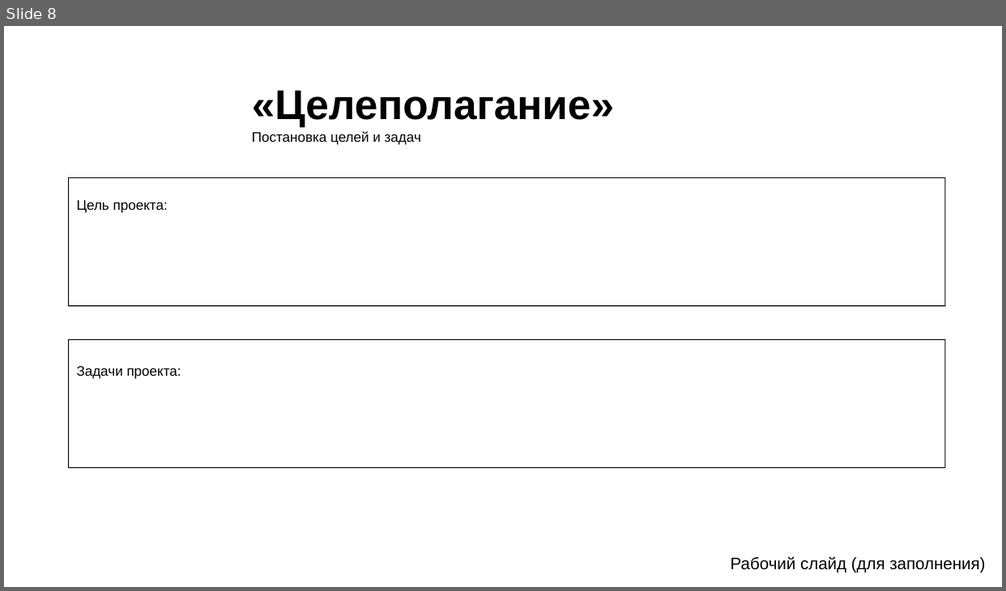
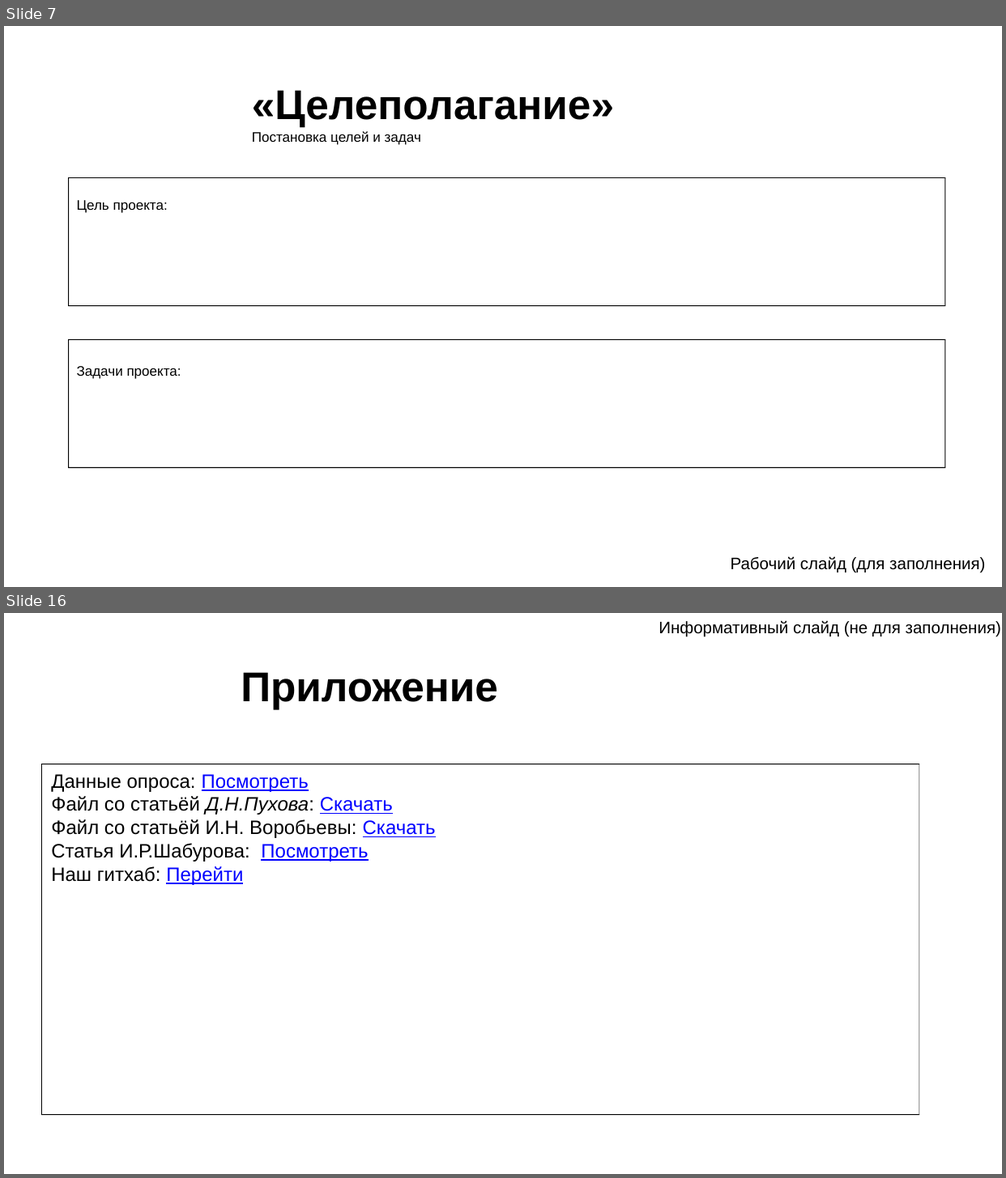
Before and after one commit to Igor20264/humorists-template, a slide deck: Шаблон для презентации.pptx. Shown one above the other, each under a label of ours: slide 8 before the commit, slides 7 and 16 after it; the slides between them are not shown. The pictures are 1006x591 and 1006x1178 pixels, drawn with LibreOffice and Linux fonts; fonts in the diff are those of the drawing; background and template pictures are left out. Boxes give left, top, right and bottom in pixels: in the first picture for what was removed or moved away, otherwise in the second. Text is boxed around its words. In the diff, an @@ line names an element or a change of style, - is before the commit and + after.

```diff
--- a/Шаблон для презентации.pptx
+++ b/Шаблон для презентации.pptx
@@ slide 16 added at box(4, 613, 1002, 1174), background picture (left out) @@
@@ text added at box(658, 620, 1001, 637), 12 pt, text #000000 @@
+Информативный слайд (не для заполнения)
@@ title added at box(241, 672, 498, 709), 30 pt, text #000000, bold @@
+Приложение
@@ freeform shape added at box(42, 764, 920, 1115), fill #000000 @@
@@ text added at box(51, 774, 436, 885), 14 pt, text #000000 @@
+Данные опроса: Посмотреть
+Файл со статьёй Д.Н.Пухова: Скачать
+Файл со статьёй И.Н. Воробьевы: Скачать
+Статья И.Р.Шабурова: Посмотреть
+Наш гитхаб: Перейти
@@ what was slide 8 is now slide 7 @@
```
Also in this commit, not shown: 9 slides changed, 2 other slides added, 4 slides removed, 4 other files.
